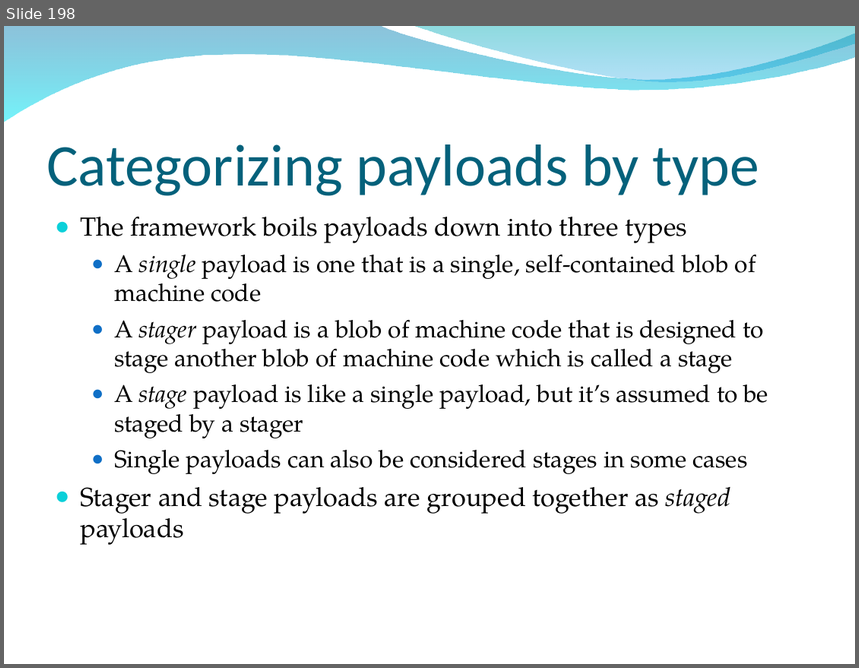
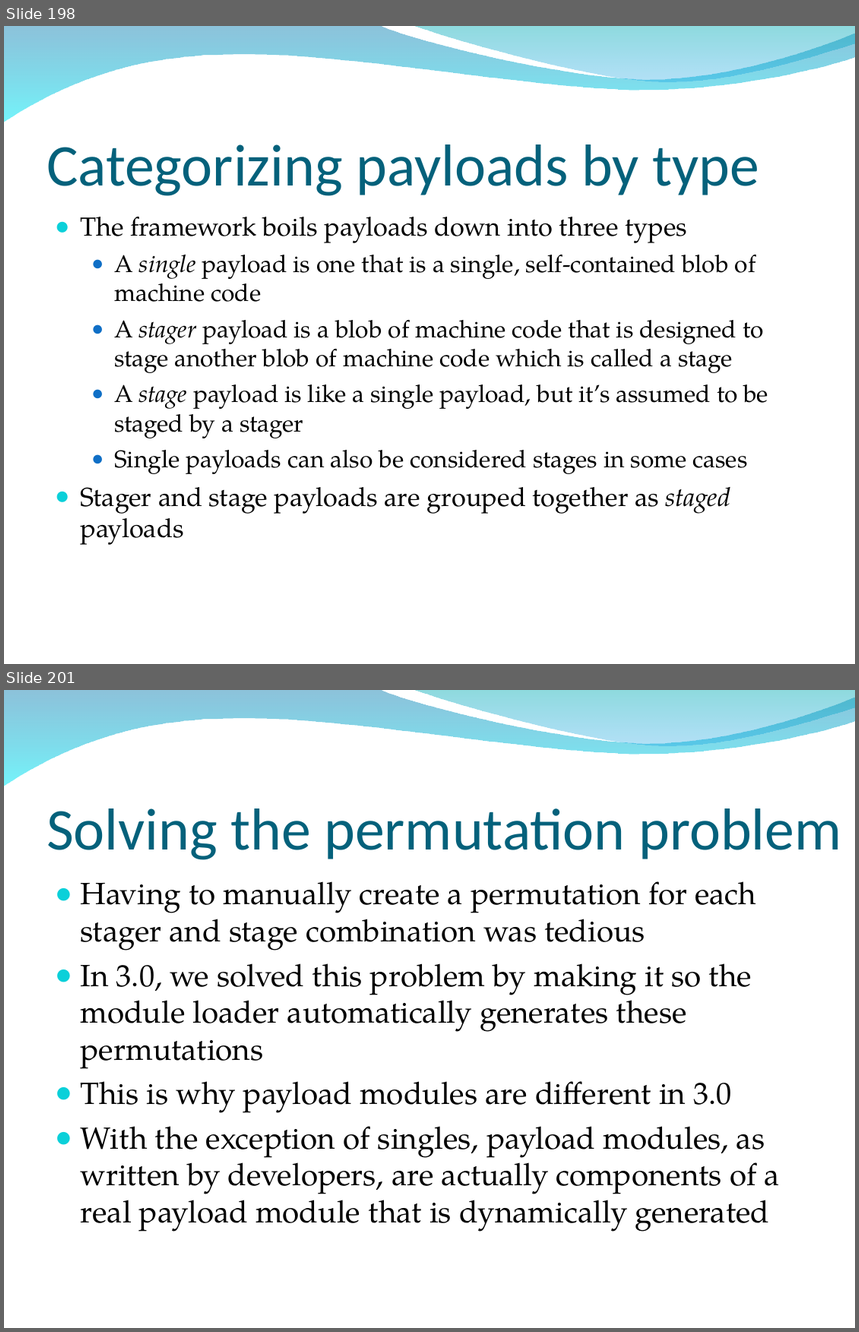
Before and after one commit to radar-webhook-testing/metasploit-framework-commits, a slide deck: dev/materials/msf3_internals_training/slides/bh_training_deck.ppt. Shown one above the other, each under a label of ours: slide 198 before the commit, slides 198 and 201 after it; the slides between them are not shown. The pictures are 859x668 and 859x1332 pixels, drawn with LibreOffice and Linux fonts; fonts in the diff are those of the drawing; background and template pictures are left out. Boxes give left, top, right and bottom in pixels: in the first picture for what was removed or moved away, otherwise in the second. Text is boxed around its words. In the diff, an @@ line names an element or a change of style, - is before the commit and + after.

```diff
--- a/dev/materials/msf3_internals_training/slides/bh_training_deck.ppt
+++ b/dev/materials/msf3_internals_training/slides/bh_training_deck.ppt
@@ slide 201 added at box(4, 690, 855, 1328), background picture (left out); not listed: 2 template elements that a slide beside it also shows @@
@@ title added at box(47, 809, 842, 860), 50 pt, text #04617B @@
+Solving the permutation problem
@@ text added at box(80, 882, 780, 1232), 26 pt, text #000000 @@
+● Having to manually create a permutation for each stager and stage combination was tedious
+● In 3.0, we solved this problem by making it so the module loader automatically generates these permutations
+● This is why payload modules are different in 3.0
+● With the exception of singles, payload modules, as written by developers, are actually components of a real payload module that is dynamically generated
```
Also in this commit, not shown: 6 slides changed, 21 other slides added, 4 slides removed.
